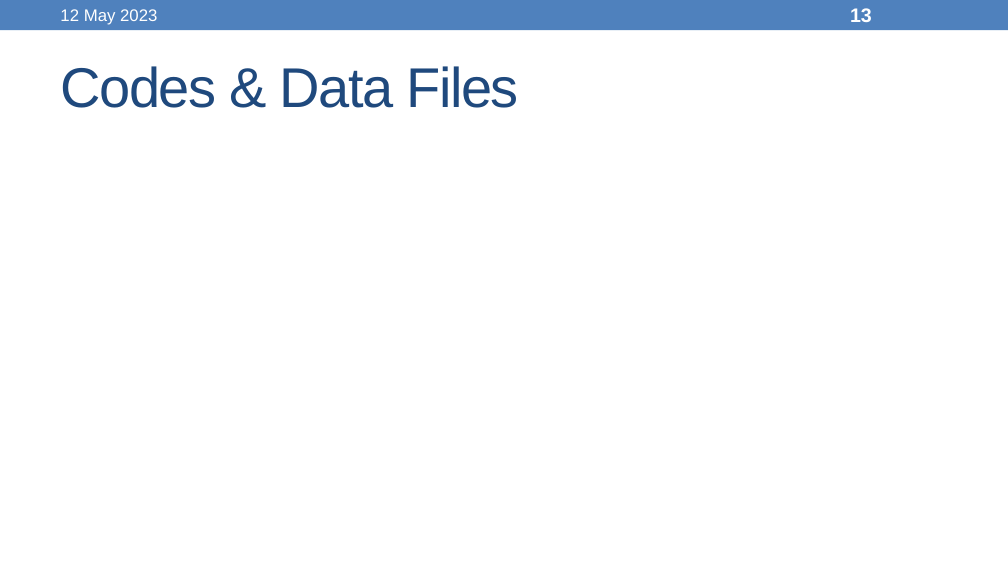
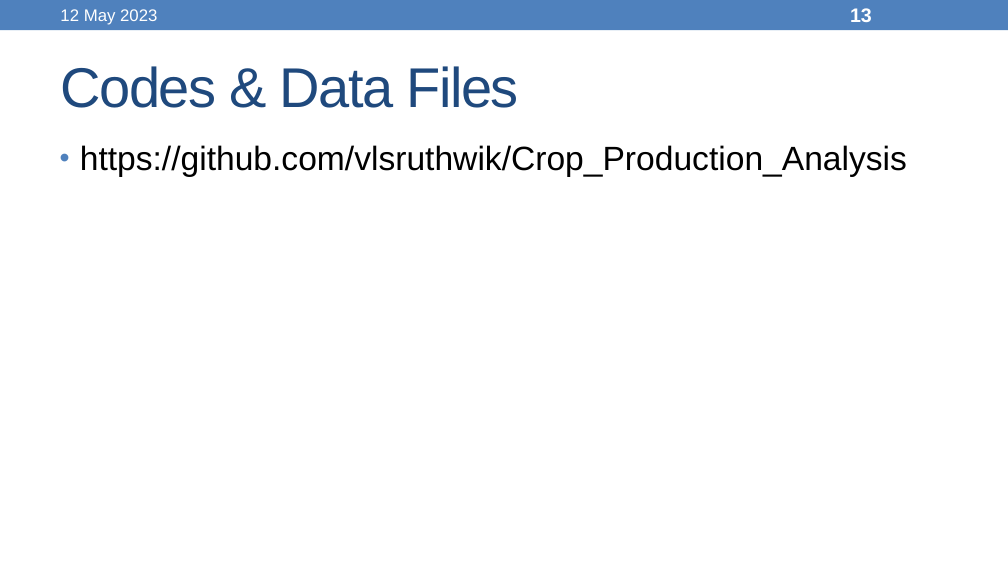
Before and after one commit to vlsruthwik/Crop_Production_Analysis, a slide deck: slide 13 of MGT3614_BA_Project_PPT_Template.pptx. Drawn at 1008x567 pixels with LibreOffice and Linux fonts; fonts in the diff are those of the drawing. Boxes give left, top, right and bottom in pixels: in the first picture for what was removed or moved away, otherwise in the second. Text is boxed around its words. In the diff, an @@ line names an element or a change of style, - is before the commit and + after.

```diff
--- a/MGT3614_BA_Project_PPT_Template.pptx
+++ b/MGT3614_BA_Project_PPT_Template.pptx
@@ text added at (x1=80, y1=145, x2=907, y2=177), 24 pt, text #000000 @@
+• https://github.com/vlsruthwik/Crop_Production_Analysis
```
Also in this commit, not shown: 1 other slide changed.
